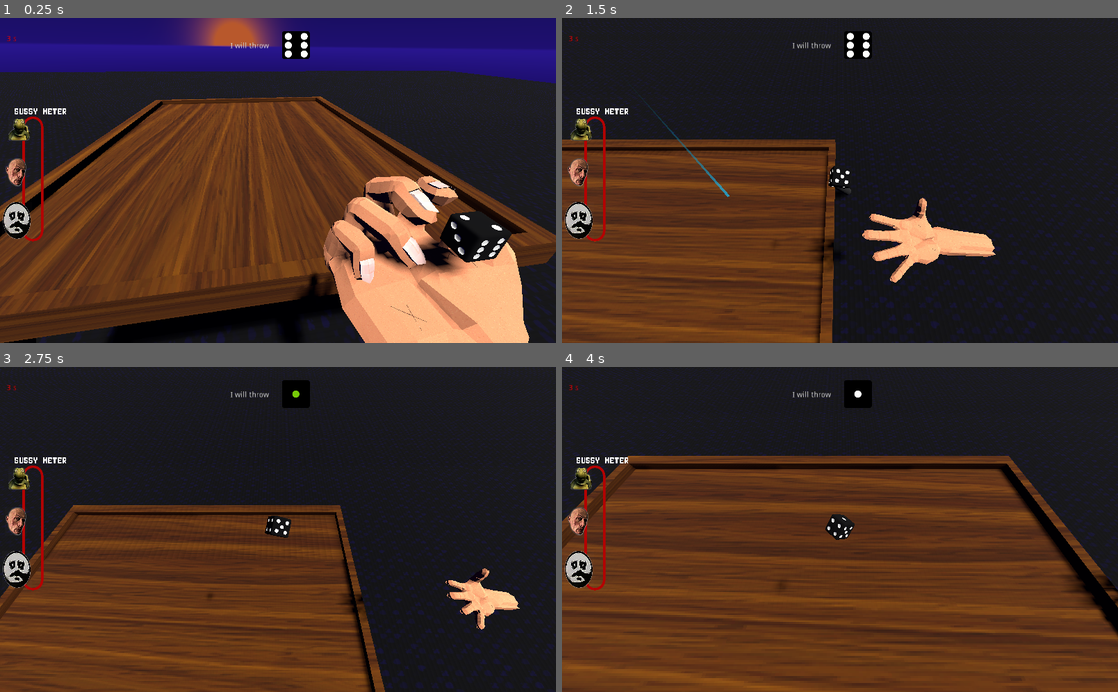
Above: before the commit, frames 1-4 (two rows, left to right).
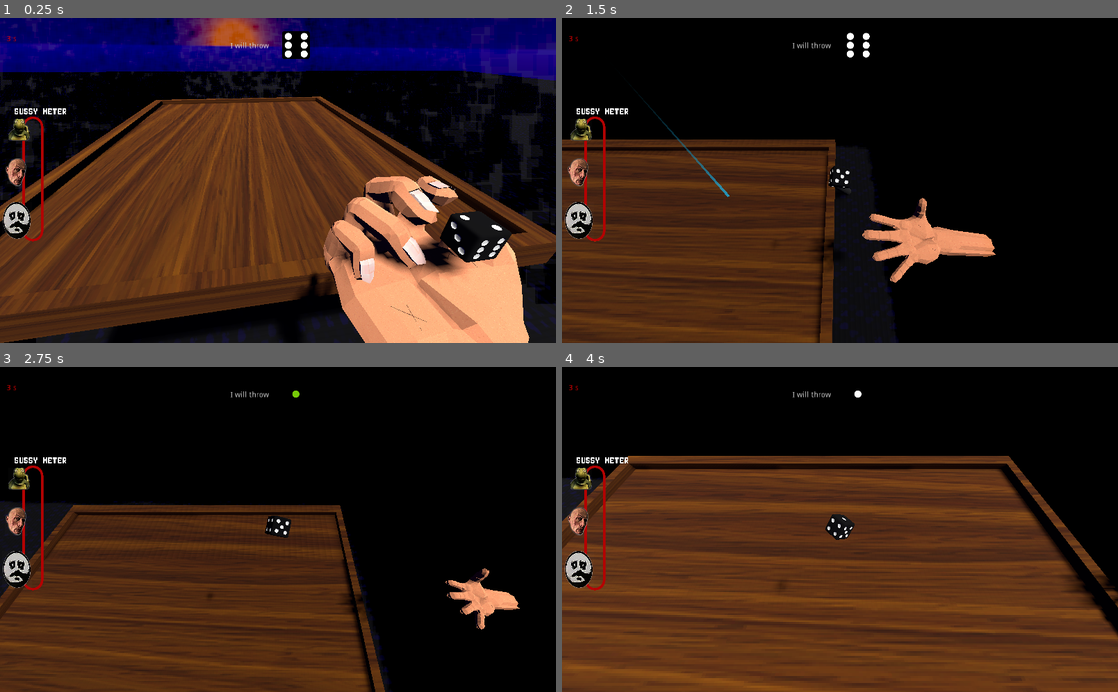
Above: after the commit, the same moments.

Repository: FreekDS/GMTK-Jam-2022-Fairplay
Game: Godot game, scene res://game.tscn
Same seed, same stepped clock (60 frames per second), same inputs: the game is played once before the commit and once after it.
Inputs (mouse positions are in pixels of both pictures, inside the frame that each line leads up to):
- Up to frame 1 (0.25 s): no input
- Up to frame 2 (1.5 s): tap Enter (ui_accept) at 0.5, 0.77 s; move the mouse to (595, 47) at 0.52 s; press the mouse at (595, 47) at 0.53 s; move the mouse to (728, 196) at 1.27 s; release the mouse at (728, 196) at 1.28 s; tap E (slowmo) at 1.35 s
- Up to frame 3 (2.75 s): tap Enter (ui_accept) at 1.52 s; move the mouse to (333, 458) at 2.02 s; press the mouse at (333, 458) at 2.03 s
- Up to frame 4 (4 s): move the mouse to (812, 594) at 2.77 s; release the mouse at (812, 594) at 2.78 s; tap E (slowmo) at 2.85 s; tap Enter (ui_accept) at 3.02, 3.77 s; move the mouse to (1006, 578) at 3.52 s; press the mouse at (1006, 578) at 3.53 s

The runs differ from the first frame. In frame 1, 29% of the frame differs, in the area x 0-100%, y 0-100%; in frame 2, 50%; in frame 3, 45%; in frame 4, 30%.

Commit message:
spannend

Diff:
--- a/game.tscn
+++ b/game.tscn
@@ -12,6 +12,7 @@
 [ext_resource path="res://environments/new_environment.tres" type="Environment" id=10]
 [ext_resource path="res://environments/met_dofke.tres" type="Environment" id=11]
 [ext_resource path="res://trail.tscn" type="PackedScene" id=12]
+[ext_resource path="res://particleFog.tscn" type="PackedScene" id=13]
 
 [sub_resource type="CubeMesh" id=1]
 size = Vector3( 500, 2, 500 )
@@ -23,6 +24,50 @@
 
 [sub_resource type="ConcavePolygonShape" id=3]
 data = PoolVector3Array( -50, 1, 50, 50, 1, 50, -50, -1, 50, 50, 1, 50, 50, -1, 50, -50, -1, 50, 50, 1, -50, -50, 1, -5 …(356 unchanged characters)…
+
+[sub_resource type="Animation" id=9]
+resource_name = "Light"
+length = 4.0
+loop = true
+tracks/0/type = "value"
+tracks/0/path = NodePath(".:light_energy")
+tracks/0/interp = 1
+tracks/0/loop_wrap = true
+tracks/0/imported = false
+tracks/0/enabled = true
+tracks/0/keys = {
+"times": PoolRealArray( 0, 2 ),
+"transitions": PoolRealArray( 1, 1 ),
+"update": 0,
+"values": [ 1.5, 0.7 ]
+}
+
+[sub_resource type="Gradient" id=5]
+colors = PoolColorArray( 0, 0, 0, 1, 1, 1, 1, 0 )
+
+[sub_resource type="GradientTexture" id=6]
+gradient = SubResource( 5 )
+
+[sub_resource type="Curve" id=7]
+max_value = 4.0
+_data = [ Vector2( 0, 1 ), 0.0, 0.0, 0, 0, Vector2( 1, 4 ), 0.0, 0.0, 0, 0 ]
+
+[sub_resource type="CurveTexture" id=4]
+curve = SubResource( 7 )
+
+[sub_resource type="ParticlesMaterial" id=8]
+lifetime_randomness = 0.1
+emission_shape = 2
+emission_box_extents = Vector3( 80, 20, 1 )
+spread = 100.0
+gravity = Vector3( 0, 1, 0 )
+scale = 2.0
+scale_curve = SubResource( 4 )
+color = Color( 0, 0, 0, 1 )
+color_ramp = SubResource( 6 )
+anim_speed = 1.0
+anim_offset = 1.0
+anim_offset_random = 1.0
 
 [node name="Game" type="Spatial"]
 script = ExtResource( 3 )
@@ -59,7 +104,7 @@
 [node name="Floor" type="StaticBody" parent="." groups=["ground", "out"]]
 
 [node name="MeshInstance" type="MeshInstance" parent="Floor"]
-transform = Transform( 1, 0, 0, 0, 1, 0, 0, 0, 1, -18.0615, -20.6996, 0 )
+transform = Transform( 1, 0, 0, 0, 1, 0, 0, 0, 1, -18.0615, -20.6996, -21.904 )
 mesh = SubResource( 1 )
 material/0 = SubResource( 2 )
 __meta__ = {
@@ -72,8 +117,12 @@
 
 [node name="DirectionalLight" type="DirectionalLight" parent="."]
 transform = Transform( -0.906372, -0.0204898, 0.421983, 0.42248, -0.0419794, 0.9054, -0.000836845, 0.998908, 0.0467055, 0, 26.7864, 0 )
-light_energy = 1.5
+light_energy = 1.20941
 shadow_enabled = true
+
+[node name="AnimationPlayer" type="AnimationPlayer" parent="DirectionalLight"]
+autoplay = "Light"
+anims/Light = SubResource( 9 )
 
 [node name="DiceCamEffect" parent="." instance=ExtResource( 7 )]
 
@@ -83,6 +132,51 @@
 [node name="trail" parent="." instance=ExtResource( 12 )]
 visible = false
 
+[node name="FOG" type="Spatial" parent="."]
+
+[node name="Spatial" parent="FOG" instance=ExtResource( 13 )]
+transform = Transform( -0.0433579, 0, -0.99906, 0, 1, 0, 0.99906, 0, -0.0433579, -76.5453, -3.83818, 51.252 )
+
+[node name="FOG" parent="FOG/Spatial" index="0"]
+transform = Transform( 0.0289335, 0, -0.999581, 0, 1, 0, 0.999581, 0, 0.0289335, -83.3444, 0, -38.6575 )
+amount = 30000
+visibility_aabb = AABB( -79.7739, -23.8829, -4, 159.548, 47.7659, 8 )
+process_material = SubResource( 8 )
+
+[node name="Spatial2" parent="FOG" instance=ExtResource( 13 )]
+transform = Transform( 1, 0, 0, 0, 1, 0, 0, 0, 1, -2.01323, -4.78519, 27.6568 )
+
+[node name="FOG" parent="FOG/Spatial2" index="0"]
+transform = Transform( 0.0289335, 0, -0.999581, 0, 1, 0, 0.999581, 0, 0.0289335, -83.3444, 0, -38.6575 )
+amount = 30000
+visibility_aabb = AABB( -80.6255, -19.1195, -4, 161.251, 38.239, 8 )
+process_material = SubResource( 8 )
+
+[node name="Spatial3" parent="FOG" instance=ExtResource( 13 )]
+transform = Transform( 0.0991639, 0.0262293, 0.994725, -0.00260189, 0.999656, -0.0260999, -0.995068, 0, 0.0991981, 17.5468, -8.10327, -20.4273 )
+
+[node name="FOG" parent="FOG/Spatial3" index="0"]
+transform = Transform( 0.0289335, -2.32831e-10, -0.999581, -5.57155e-09, 1, 1.15838e-10, 0.999581, 0, 0.0289335, -55.0739, 2.38419e-07, -41.4758 )
+amount = 30000
+visibility_aabb = AABB( -79.0589, -16.6434, -4, 158.118, 33.2868, 8 )
+local_coords = false
+draw_order = 2
+process_material = SubResource( 8 )
+
+[node name="Spatial4" parent="FOG" instance=ExtResource( 13 )]
+transform = Transform( 1, 0, 0, 0, 1, 0, 0, 0, 1, 95.4239, -4.78519, 27.6568 )
+
+[node name="FOG" parent="FOG/Spatial4" index="0"]
+transform = Transform( 0.0289335, 0, -0.999581, 0, 1, 0, 0.999581, 0, 0.0289335, -83.3444, 0, -38.6575 )
+amount = 30000
+visibility_aabb = AABB( -79.2899, -20.7047, -4, 158.58, 41.4094, 8 )
+process_material = SubResource( 8 )
+
 [connection signal="foefelen" from="Dice" to="." method="_on_Dice_foefelen"]
 [connection signal="thrown" from="Hand" to="StartCam" method="_on_Hand_thrown"]
 [connection signal="thrown" from="Hand" to="Dice" method="_on_Hand_thrown"]
+
+[editable path="FOG/Spatial"]
+[editable path="FOG/Spatial2"]
+[editable path="FOG/Spatial3"]
+[editable path="FOG/Spatial4"]
--- /dev/null
+++ b/menu/MainMenu.gd
@@ -0,0 +1,16 @@
+extends Control
+
+
+
+func _on_Credits_pressed():
+	$MainMenu.visible = false
+	$Credits.visible = true
+
+
+func _on_BackButton_pressed():
+	$MainMenu.visible=true
+	$Credits.visible=false
+
+
+func _on_PlayButton_pressed():
+	print("Play")
--- a/menu/MainMenu.tscn
+++ b/menu/MainMenu.tscn
@@ -1,6 +1,10 @@
-[gd_scene load_steps=3 format=2]
+[gd_scene load_steps=7 format=2]
 
 [ext_resource path="res://font/double_pixel-7.ttf" type="DynamicFontData" id=1]
+[ext_resource path="res://img/handjeintro.png" type="Texture" id=2]
+[ext_resource path="res://menu/MainMenu.gd" type="Script" id=3]
+[ext_resource path="res://font/dynamic_font.tres" type="DynamicFont" id=4]
+[ext_resource path="res://img/sus1.png" type="Texture" id=5]
 
 [sub_resource type="DynamicFont" id=1]
 size = 100
@@ -11,11 +15,11 @@
 font_data = ExtResource( 1 )
 
 [node name="ROOT" type="Control"]
-margin_right = 40.0
-margin_bottom = 40.0
+anchor_right = 1.0
+anchor_bottom = 1.0
+script = ExtResource( 3 )
 
 [node name="MainMenu" type="Control" parent="."]
-visible = false
 anchor_right = 1.0
 anchor_bottom = 1.0
 __meta__ = {
@@ -29,14 +33,14 @@
 margin_bottom = 125.0
 rect_min_size = Vector2( 800, 120 )
 custom_fonts/normal_font = SubResource( 1 )
-text = "SUS"
+text = "SUSsssssss"
 
 [node name="PlayButton" type="Button" parent="MainMenu"]
 margin_left = 27.0
 margin_top = 480.0
 margin_right = 234.0
 margin_bottom = 546.0
-text = "play"
+text = "Play"
 
 [node name="Credits" type="Button" parent="MainMenu"]
 margin_left = 237.0
@@ -45,6 +49,38 @@
 margin_bottom = 546.0
 text = "Credits"
 
+[node name="Handjeintro" type="Sprite" parent="MainMenu"]
+position = Vector2( 865, 154 )
+texture = ExtResource( 2 )
+
 [node name="Credits" type="Control" parent="."]
-margin_right = 40.0
-margin_bottom = 40.0
+visible = false
+anchor_right = 1.0
+anchor_bottom = 1.0
+
+[node name="RichTextLabel" type="RichTextLabel" parent="Credits"]
+margin_left = 85.0
+margin_top = 47.0
+margin_right = 957.0
+margin_bottom = 540.0
+custom_fonts/normal_font = ExtResource( 4 )
+text = "
+
+
+Assets:
+	"
+
+[node name="BackButton" type="Button" parent="Credits"]
+margin_left = 48.0
+margin_top = 28.0
+margin_right = 187.0
+margin_bottom = 61.0
+text = "Back"
+
+[node name="Sus1" type="Sprite" parent="Credits"]
+position = Vector2( 937, 486 )
+texture = ExtResource( 5 )
+
+[connection signal="pressed" from="MainMenu/PlayButton" to="." method="_on_PlayButton_pressed"]
+[connection signal="pressed" from="MainMenu/Credits" to="." method="_on_Credits_pressed"]
+[connection signal="pressed" from="Credits/BackButton" to="." method="_on_BackButton_pressed"]
--- /dev/null
+++ b/particleFog.tscn
@@ -0,0 +1,52 @@
+[gd_scene load_steps=9 format=2]
+
+[ext_resource path="res://img/fog.png" type="Texture" id=1]
+
+[sub_resource type="Gradient" id=5]
+colors = PoolColorArray( 0, 0, 0, 1, 1, 1, 1, 0 )
+
+[sub_resource type="GradientTexture" id=6]
+gradient = SubResource( 5 )
+
+[sub_resource type="Curve" id=7]
+max_value = 4.0
+_data = [ Vector2( 0, 1 ), 0.0, 0.0, 0, 0, Vector2( 1, 4 ), 0.0, 0.0, 0, 0 ]
+
+[sub_resource type="CurveTexture" id=4]
+curve = SubResource( 7 )
+
+[sub_resource type="ParticlesMaterial" id=8]
+lifetime_randomness = 0.1
+emission_shape = 2
+emission_box_extents = Vector3( 20, 4, 1 )
+spread = 100.0
+gravity = Vector3( 0, 1, 0 )
+scale_curve = SubResource( 4 )
+color_ramp = SubResource( 6 )
+anim_speed = 1.0
+anim_offset = 1.0
+anim_offset_random = 1.0
+
+[sub_resource type="SpatialMaterial" id=9]
+flags_transparent = true
+flags_vertex_lighting = true
+flags_do_not_receive_shadows = true
+vertex_color_use_as_albedo = true
+params_blend_mode = 2
+params_billboard_mode = 3
+particles_anim_h_frames = 3
+particles_anim_v_frames = 1
+particles_anim_loop = false
+albedo_texture = ExtResource( 1 )
+
+[sub_resource type="QuadMesh" id=10]
+material = SubResource( 9 )
+
+[node name="Spatial" type="Spatial"]
+
+[node name="FOG" type="Particles" parent="."]
+amount = 20000
+speed_scale = 0.5
+visibility_aabb = AABB( -6.68813, -4, -4, 13.3763, 8, 8 )
+process_material = SubResource( 8 )
+draw_pass_1 = SubResource( 10 )
Not shown: 1 places in game.tscn that only renumber resources
Binary file added: img/fog.png
Not shown, added: img/fog.png.import
Binary file added: img/handjeintro.png
Not shown, added: img/handjeintro.png.import
